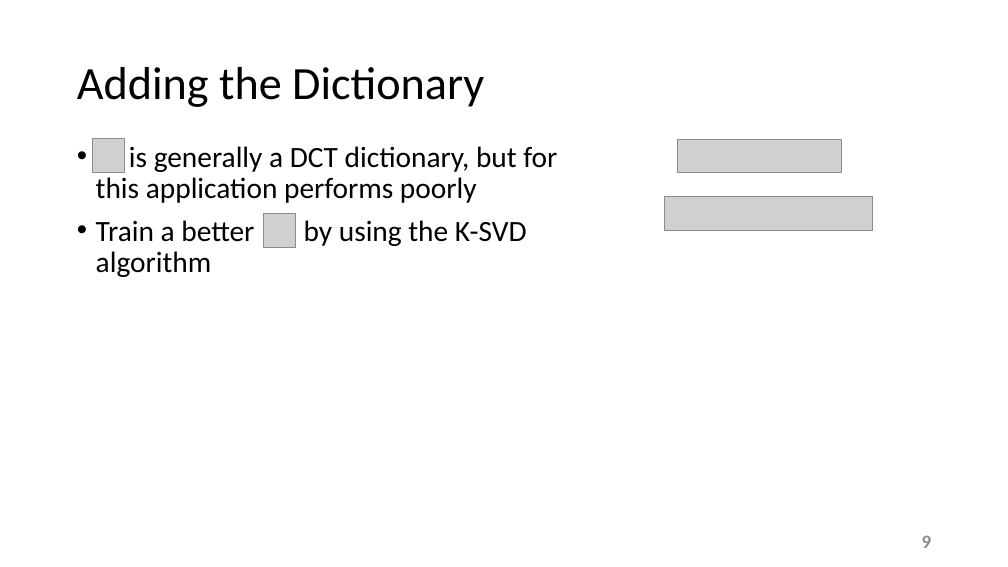
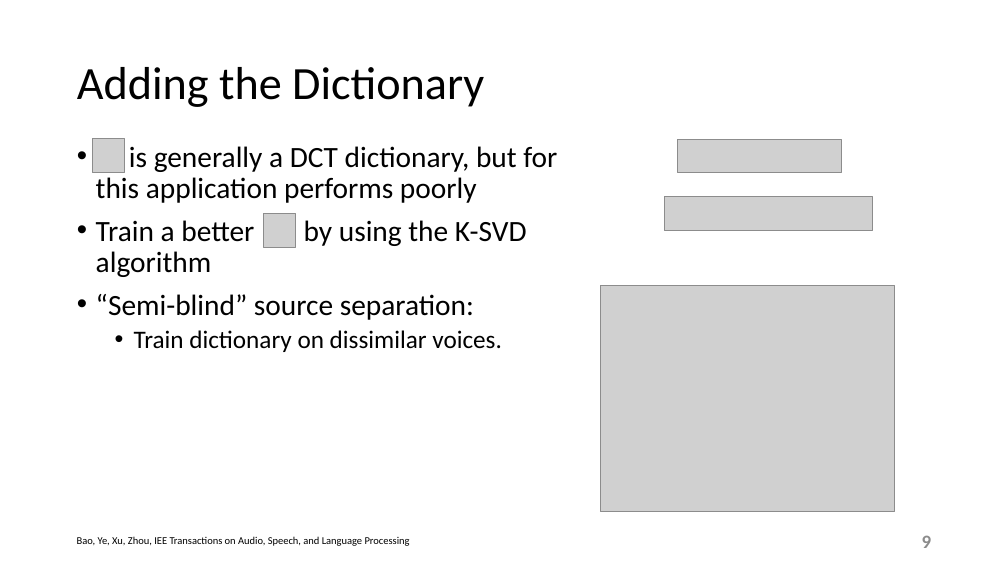
Before and after one commit to esaracin/compressive-sensing-cocktail-party-problem, a slide deck: slide 9 of slide/slides.pptx. Drawn at 1008x567 pixels with LibreOffice and Linux fonts; fonts in the diff are those of the drawing; grey boxes stand for pictures; background and template pictures are left out. Boxes give left, top, right and bottom in pixels: in the first picture for what was removed or moved away, otherwise in the second. Text is boxed around its words. In the diff, an @@ line names an element or a change of style, - is before the commit and + after.

```diff
--- a/slide/slides.pptx
+++ b/slide/slides.pptx
@@ text at box(96, 294, 502, 352): paragraphs added @@
+• “Semi-blind” source separation:
+  • Train dictionary on dissimilar voices.
@@ picture added at box(600, 285, 895, 512) @@
@@ text added at box(77, 536, 410, 546), 10 pt, text #000000 @@
+Bao, Ye, Xu, Zhou, IEE Transactions on Audio, Speech, and Language Processing
```
Also in this commit, not shown: 2 other slides changed.
